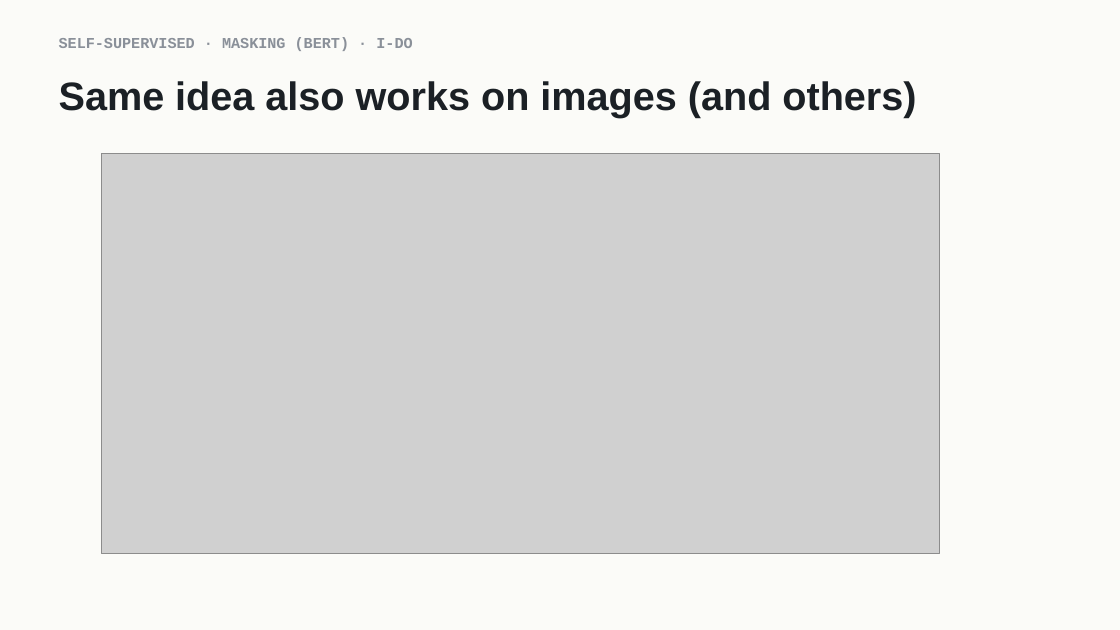
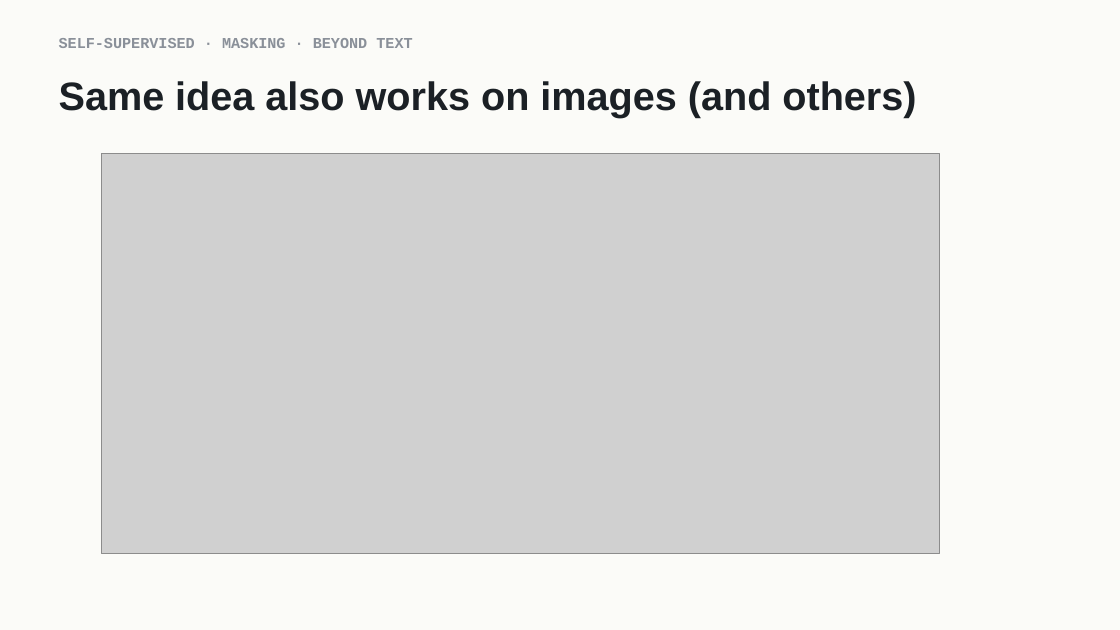
Before and after one commit to indigobio/msacl_dl_course, a slide deck: slide 17 of slides/pptx/lecture11_unsupervised.pptx. Drawn at 1120x630 pixels with LibreOffice and Linux fonts; fonts in the diff are those of the drawing; grey boxes stand for pictures. Boxes give left, top, right and bottom in pixels: in the first picture for what was removed or moved away, otherwise in the second. Text is boxed around its words. In the diff, an @@ line names an element or a change of style, - is before the commit and + after.

```diff
--- a/slides/pptx/lecture11_unsupervised.pptx
+++ b/slides/pptx/lecture11_unsupervised.pptx
@@ text at [59, 38, 412, 48]: text changed @@
-SELF-SUPERVISED · MASKING (BERT) · I-DO
+SELF-SUPERVISED · MASKING · BEYOND TEXT
```
Also in this commit, not shown: 5 other slides changed, 15 other files.
